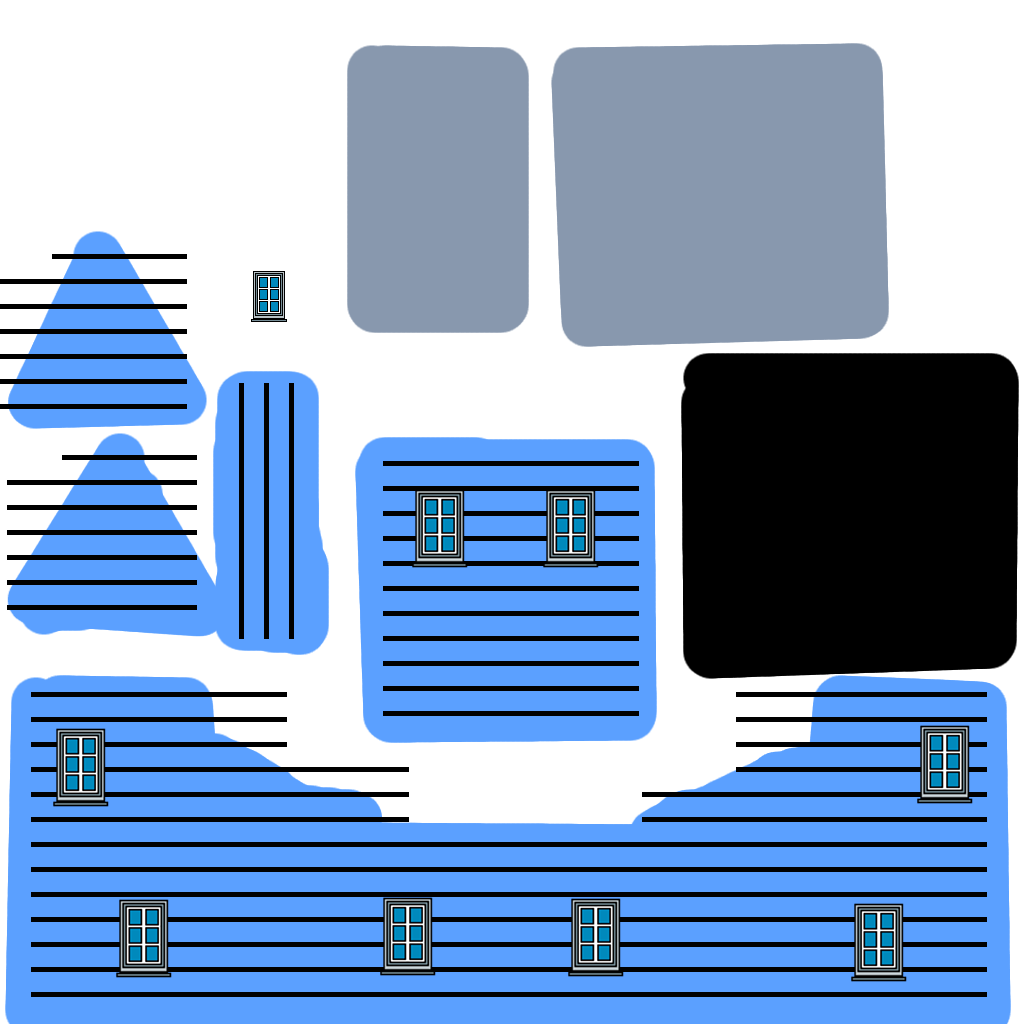
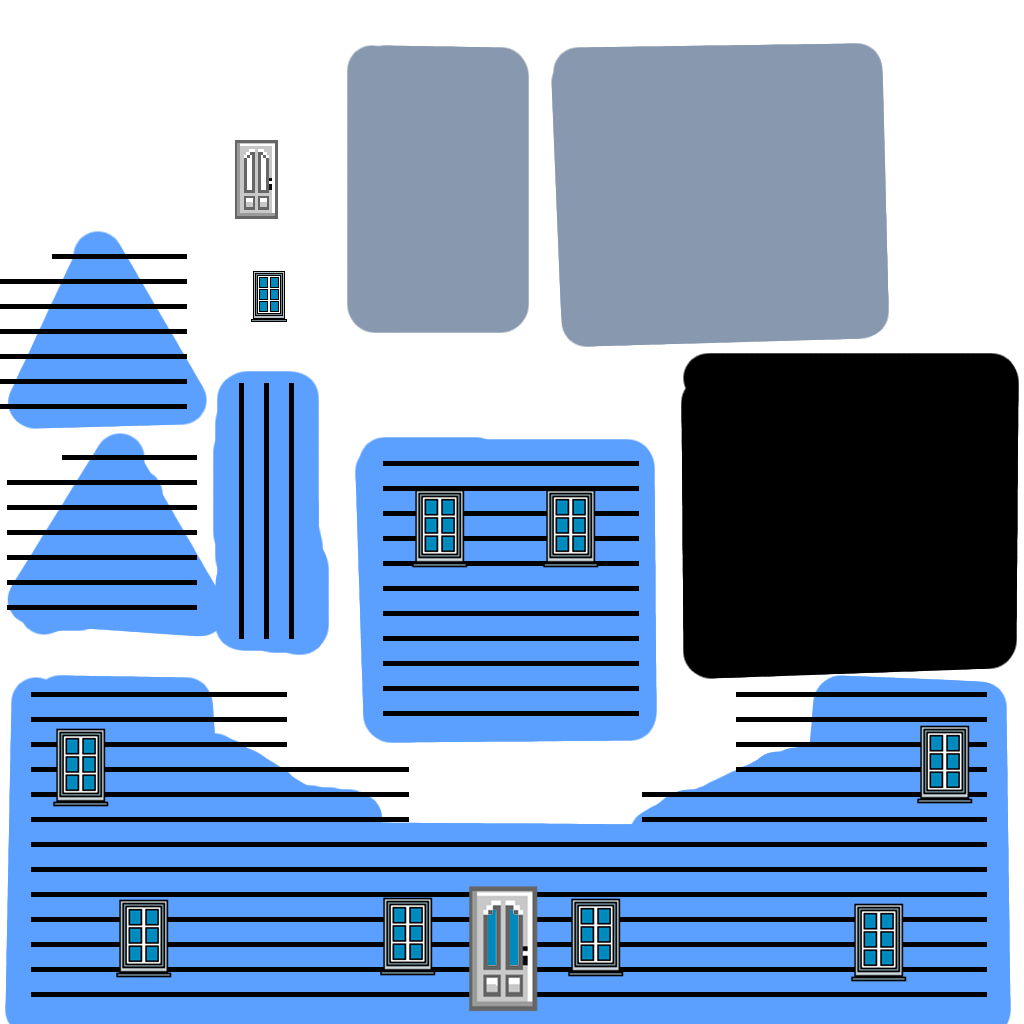
Layered file, before and after one edit (1024 x 1024). Changes by layer:
renamed "windows" to "detial-door", showed it, moved it above "detail-window", painted on it over [235, 140, 538, 1012]
